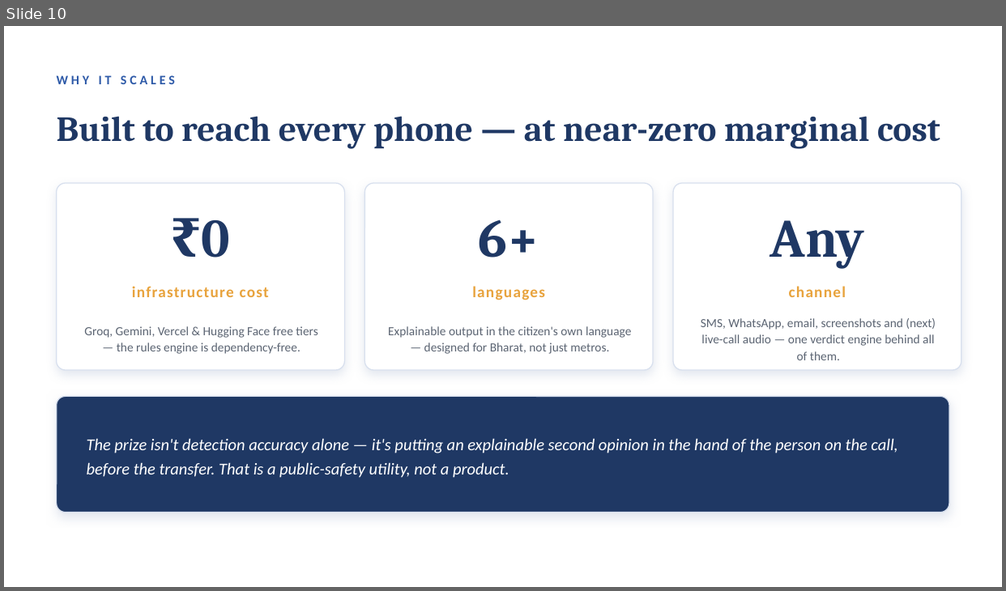
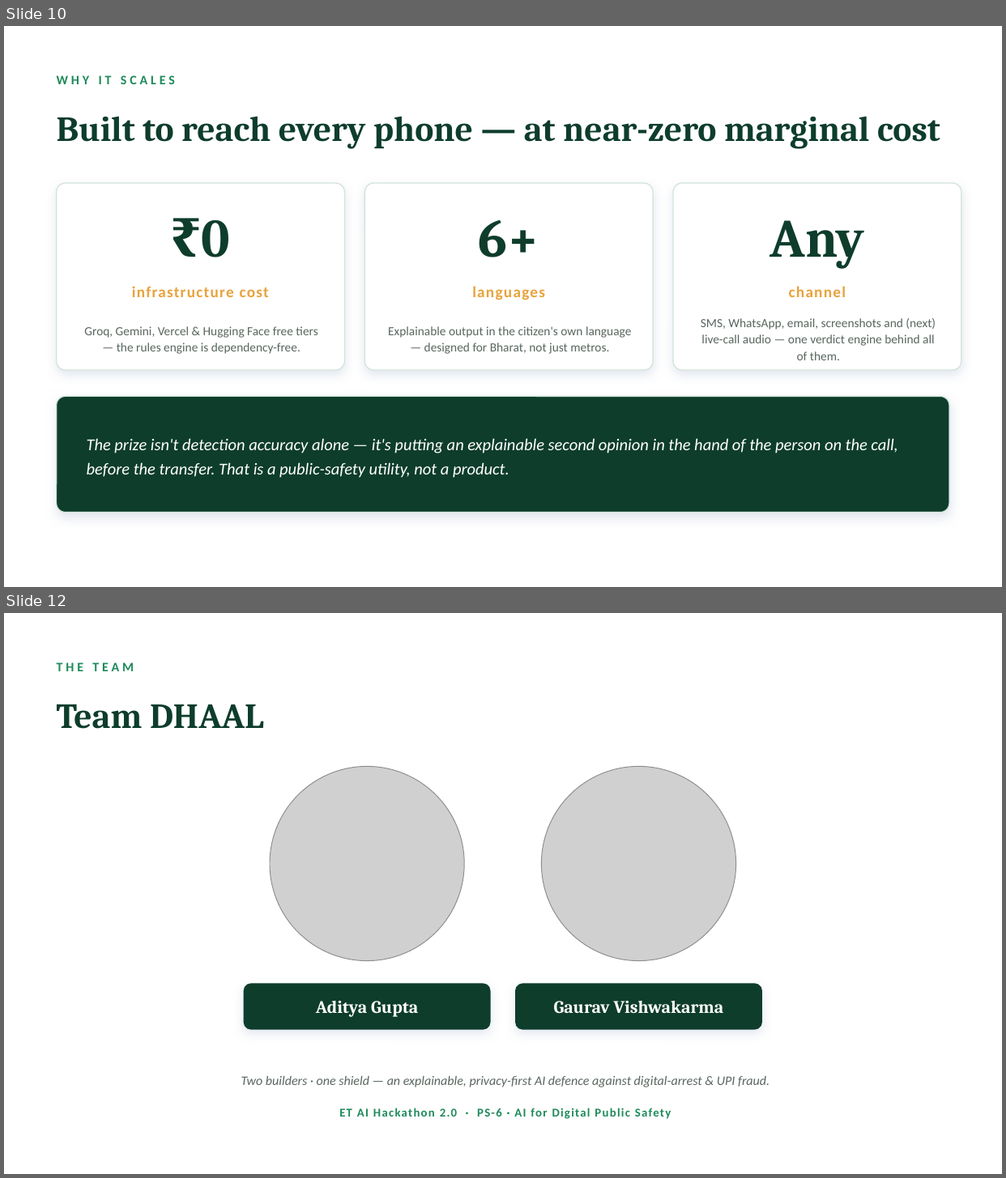
Before and after one commit to aditya501gupta/dhaal, a slide deck: deck/DHAAL_pitch.pptx. Shown one above the other, each under a label of ours: slide 10 before the commit, slides 10 and 12 after it; the slides between them are not shown. The pictures are 1006x591 and 1006x1178 pixels, drawn with LibreOffice and Linux fonts; fonts in the diff are those of the drawing; grey boxes stand for pictures. Boxes give left, top, right and bottom in pixels: in the first picture for what was removed or moved away, otherwise in the second. Text is boxed around its words. In the diff, an @@ line names an element or a change of style, - is before the commit and + after.

Commit message:
Submission polish: green deck (13 slides, team) + detailed document, conservative 98/98/2 metrics, guardian-number sync in native app

```diff
--- a/deck/DHAAL_pitch.pptx
+++ b/deck/DHAAL_pitch.pptx
@@ slide 12 added at [4,613,1002,1174], background #FFFFFF @@
@@ text added at [57,662,134,671], 12.5 pt, text #1E8A5B, bold @@
+THE TEAM
@@ text added at [57,704,264,729], 34 pt, text #0E3D2C, bold @@
+Team DHAAL
@@ picture added at [270,766,464,961] @@
@@ picture added at [542,766,736,961] @@
@@ rounded rectangle added at [244,983,491,1030], fill #0E3D2C @@
@@ text added at [316,1001,418,1017], 17 pt, text #FFFFFF, bold @@
+Aditya Gupta
@@ rounded rectangle added at [515,983,762,1030], fill #0E3D2C @@
@@ text added at [554,1001,724,1014], 17 pt, text #FFFFFF, bold @@
+Gaurav Vishwakarma
@@ text added at [241,1076,769,1088], 12.5 pt, text #59665E, italic @@
+Two builders · one shield — an explainable, privacy-first AI defence against digital-arrest & UPI fraud.
@@ text added at [339,1108,671,1119], 11.5 pt, text #1E8A5B, bold @@
+ET AI Hackathon 2.0 · PS-6 · AI for Digital Public Safety
@@ slide 10 changed as well @@
@@ text "WHY IT SCALES" at [57,75,175,84]: text colour #2E5AA8 to #1E8A5B @@
@@ outline #D8E0EE 1 pt to #D3E4DA 1 pt in 3 elements at [57,183,345,370], [364,183,653,370], [673,183,961,370] @@
@@ text colour #1F3864 to #0E3D2C in 4 elements at [57,116,940,149], [201,220,230,258], [479,220,539,258], [770,220,864,269] @@
@@ text colour #5B6472 to #59665E in 3 elements at [84,327,317,354], [388,327,631,354], [701,318,936,361] @@
@@ rounded rectangle at [57,396,949,513]: fill #1F3864 to #0E3D2C; outline #D8E0EE 1 pt to #D3E4DA 1 pt @@
```
Also in this commit, not shown: 11 other slides changed, 22 other files.
